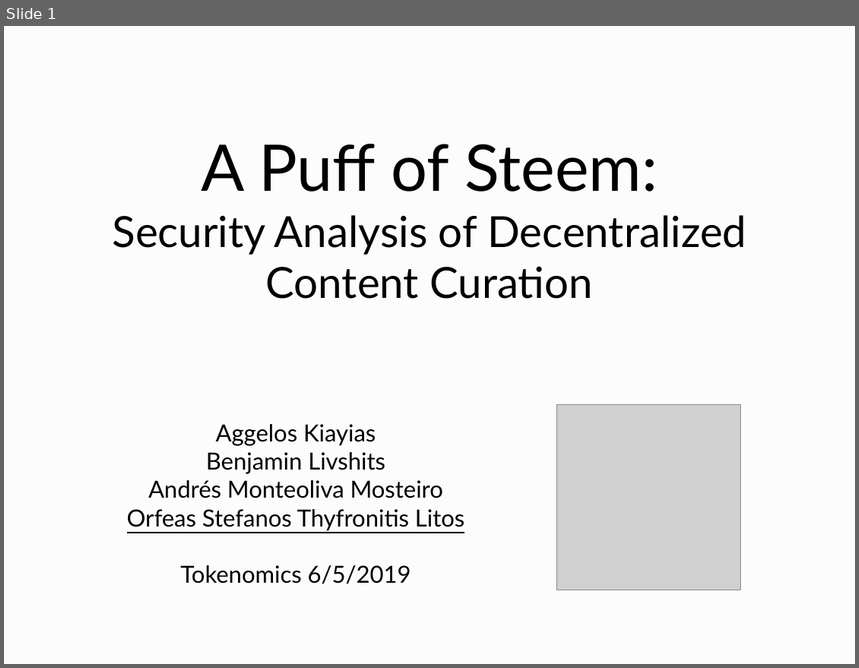
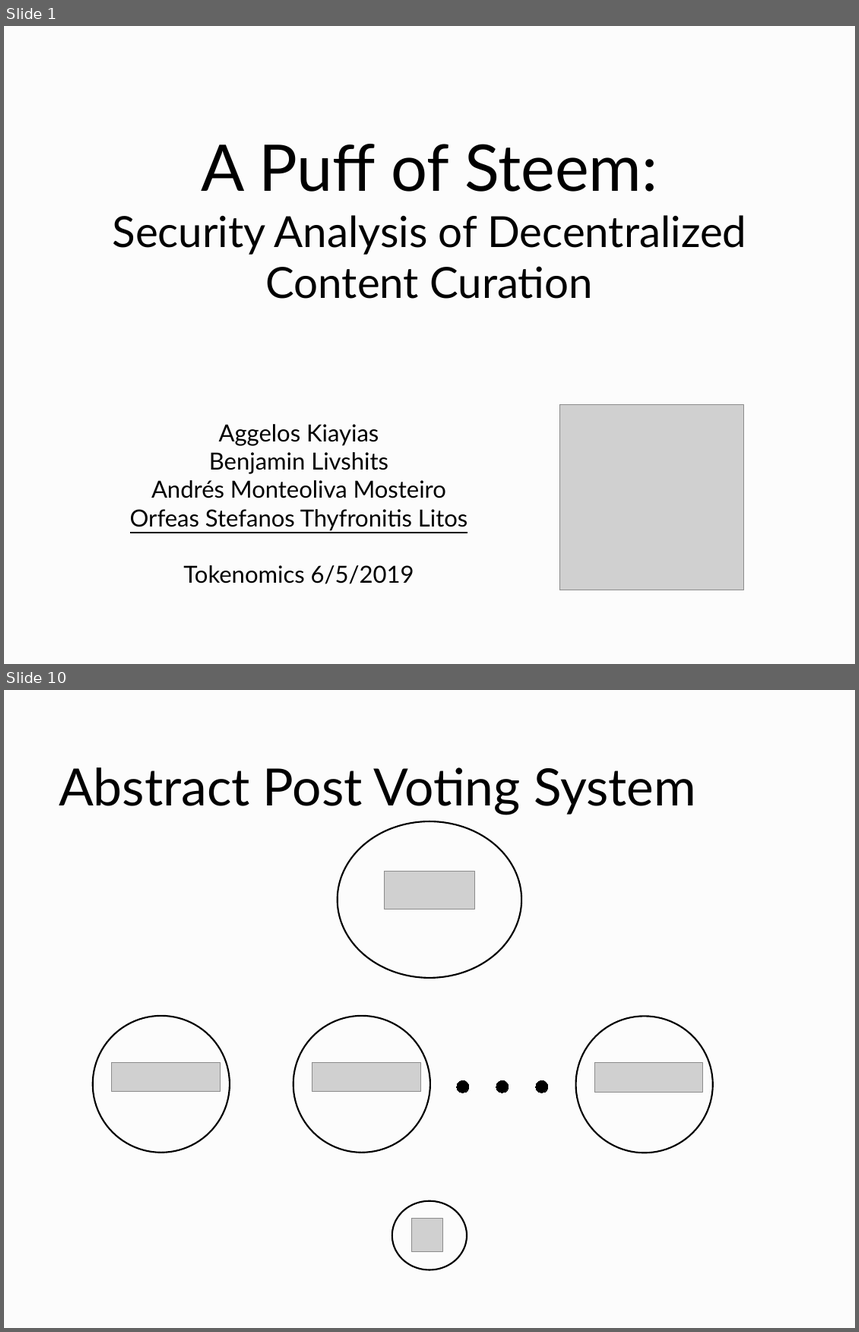
Before and after one commit to curationTeam/fairPostOrdering, a slide deck: slides/slides.odp. Shown one above the other, each under a label of ours: slide 1 before the commit, slides 1 and 10 after it; the slides between them are not shown. The pictures are 859x668 and 859x1332 pixels, drawn with LibreOffice and Linux fonts; fonts in the diff are those of the drawing; grey boxes stand for pictures. Boxes give left, top, right and bottom in pixels: in the first picture for what was removed or moved away, otherwise in the second. Text is boxed around its words. In the diff, an @@ line names an element or a change of style, - is before the commit and + after.

```diff
--- a/slides/slides.odp
+++ b/slides/slides.odp
@@ slide 10 added at (4, 690, 855, 1328), background #FCFCFC @@
@@ title added at (59, 768, 696, 815), 48 pt, text #000000 @@
+Abstract Post Voting System
@@ ellipse added at (338, 821, 522, 978), outline #000000 1.5 pt @@
@@ picture added at (384, 872, 475, 910) @@
@@ ellipse added at (93, 1016, 230, 1153), outline #000000 1.5 pt @@
@@ ellipse added at (294, 1016, 430, 1153), outline #000000 1.5 pt @@
@@ ellipse added at (576, 1017, 713, 1154), outline #000000 1.5 pt @@
@@ picture added at (112, 1063, 221, 1093) @@
@@ picture added at (313, 1063, 421, 1093) @@
@@ picture added at (596, 1063, 704, 1093) @@
@@ ellipse added at (457, 1081, 469, 1094), fill #000000, outline #000000 0 pt @@
@@ ellipse added at (496, 1081, 509, 1094), fill #000000, outline #000000 0 pt @@
@@ ellipse added at (536, 1081, 549, 1094), fill #000000, outline #000000 0 pt @@
@@ ellipse added at (392, 1201, 468, 1270), outline #000000 1.5 pt @@
@@ picture added at (412, 1219, 443, 1252) @@
@@ slide 1 changed as well @@
@@ picture: place and size @@
-picture at (557, 405, 741, 591)
+picture at (560, 405, 744, 591)
@@ text "Aggelos Kiayias": place and size @@
-text "Aggelos Kiayias" at (127, 424, 465, 585)
+text "Aggelos Kiayias" at (130, 424, 468, 585)
```
Also in this commit, not shown: 19 other slides added, 1 slide removed.
